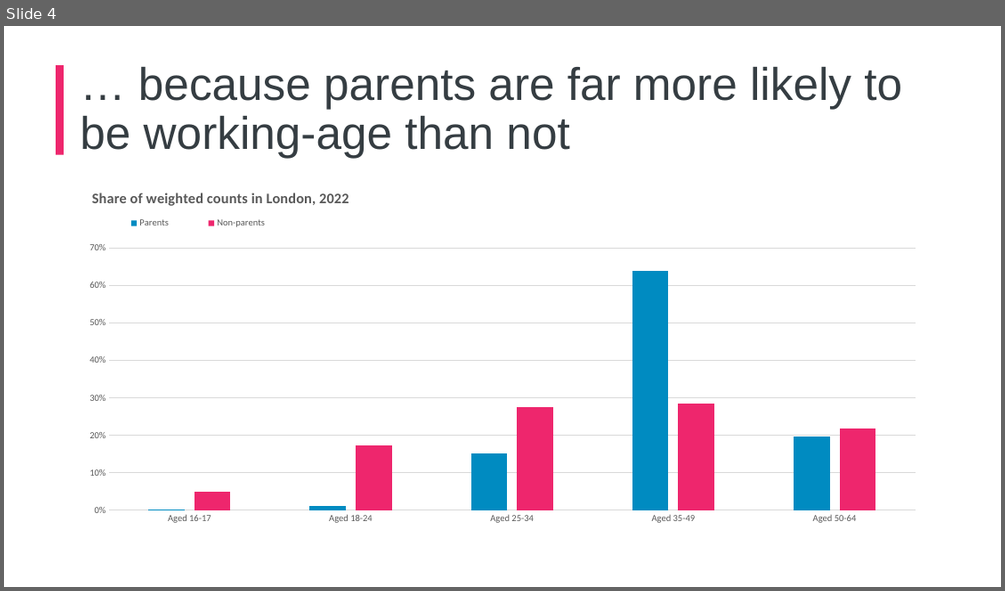
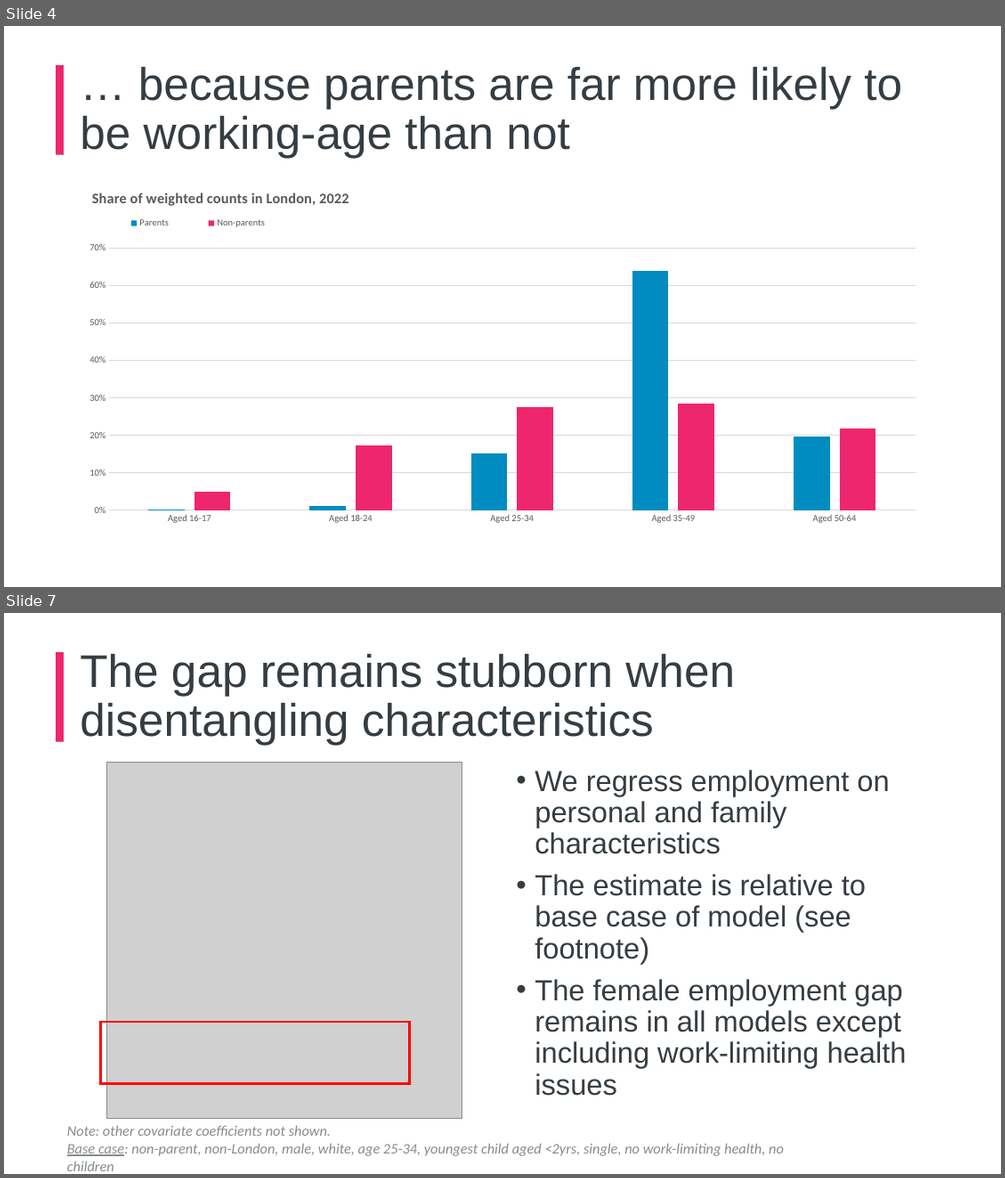
Before and after one commit to ammar-gla/childcare, a slide deck: Non-R/Internal slidedeck.pptx. Shown one above the other, each under a label of ours: slide 4 before the commit, slides 4 and 7 after it; the slides between them are not shown. The pictures are 1005x591 and 1005x1178 pixels, drawn with LibreOffice and Linux fonts; fonts in the diff are those of the drawing; grey boxes stand for pictures; background and template pictures are left out. Boxes give left, top, right and bottom in pixels: in the first picture for what was removed or moved away, otherwise in the second. Text is boxed around its words. In the diff, an @@ line names an element or a change of style, - is before the commit and + after.

Commit message:
add more regression models and chart

```diff
--- a/Non-R/Internal slidedeck.pptx
+++ b/Non-R/Internal slidedeck.pptx
@@ slide 7 added at [4, 613, 1001, 1174], background #FFFFFF; not listed: 1 template element that a slide beside it also shows @@
@@ title added at [80, 654, 735, 745], 44 pt, text #353D42 @@
+The gap remains stubborn when disentangling characteristics
@@ picture added at [106, 763, 462, 1119] @@
@@ text added at [534, 770, 906, 1095], 28 pt, text #353D42 @@
+• We regress employment on personal and family characteristics
+• The estimate is relative to base case of model (see footnote)
+• The female employment gap remains in all models except including work-limiting health issues
@@ rectangle added at [100, 1022, 409, 1083], outline #FF0000 2.25 pt @@
@@ text added at [67, 1125, 784, 1171], 14 pt, text #868B8E, italic @@
+Note: other covariate coefficients not shown.
+Base case: non-parent, non-London, male, white, age 25-34, youngest child aged <2yrs, single, no work-limiting health, no children
```
Also in this commit, not shown: 1 slide changed, 1 slide removed, 7 other files.
